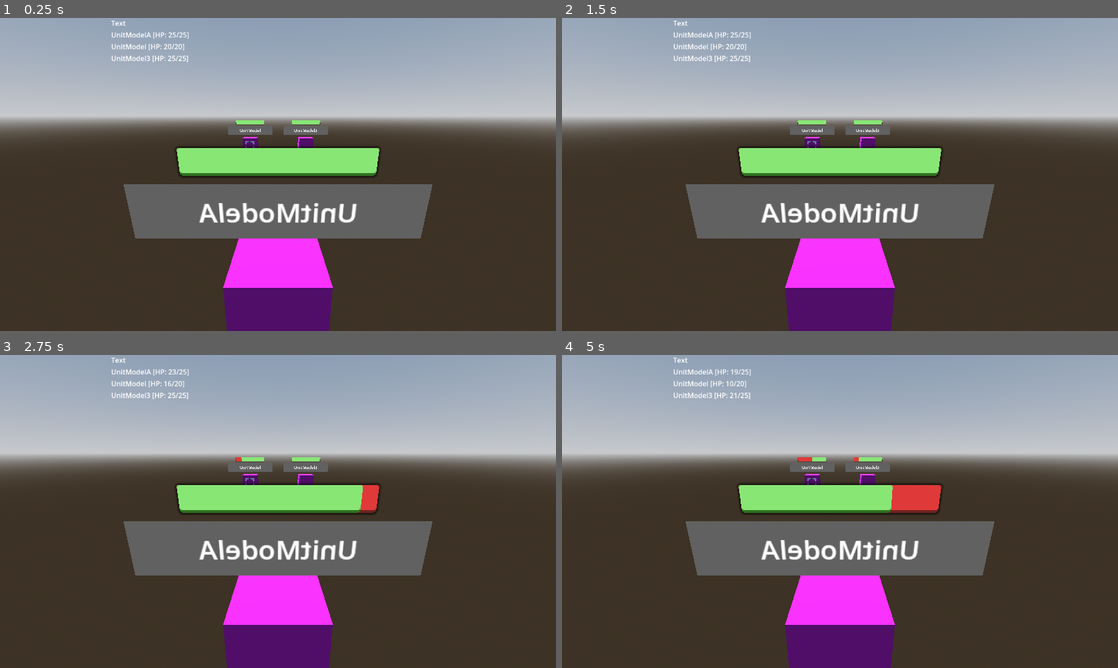
Above: before the commit, frames 1-4 (two rows, left to right).
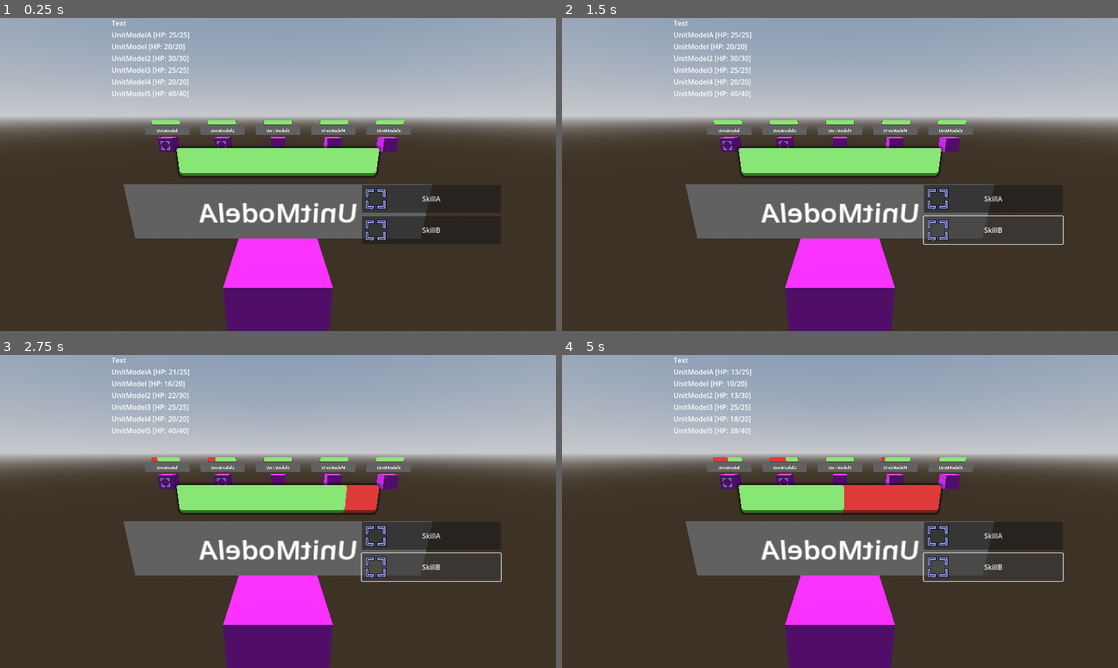
Above: after the commit, the same moments.

Repository: Comotcaiten/re_turnbase_project
Game: Godot game, scene res://test/testing_logic_code.tscn
Two runs of this game, one before a commit and one after it. Both use one fixed random seed, a clock stepped at 60 frames per second and the inputs below.
Inputs (mouse positions are in pixels of both pictures, inside the frame that each line leads up to):
- Up to frame 1 (0.25 s): no input
- Up to frame 2 (1.5 s): click (995, 199) at 0.5 s, where only the run after the commit has a clickable "SkillA"; click (995, 230) at 1.25 s, where only the run after the commit has a clickable "SkillB"
- Up to frame 3 (2.75 s): tap Enter (ui_accept) at 2, 2.27 s; hold Right (ui_right) from 2.03 s (still down)
- Up to frame 4 (5 s): release Right (ui_right) at 2.78 s; hold Left (ui_left) 2.78-3.53 s; tap Enter (ui_accept) at 3.02, 3.5, 4.25, 4.52 s; hold Right (ui_right) from 3.53 s (still down)

The runs differ from the first frame. In frame 1, 4.7% of the frame differs, in the area x 20-80%, y 0-72%; in frame 2, 4.2%; in frame 3, 4.4%; in frame 4, 5.0%, in the area x 20-91%, y 0-73%.

Commit message:
Tunrn off this version

Diff:
--- a/asset/character_base/CharacterA.tres
+++ b/asset/character_base/CharacterA.tres
@@ -1,8 +1,9 @@
-[gd_resource type="Resource" script_class="CharacterBase" load_steps=4 format=3 uid="uid://cvkhaqleugj31"]
+[gd_resource type="Resource" script_class="CharacterBase" load_steps=5 format=3 uid="uid://cvkhaqleugj31"]
 
 [ext_resource type="Script" path="res://src/base/CharacterBase.gd" id="1_508aj"]
 [ext_resource type="Script" path="res://src/base/SkillBase.gd" id="2_1ansd"]
 [ext_resource type="Resource" uid="uid://bnlf8va12qokd" path="res://asset/skill_base/SkillA.tres" id="3_g0hp3"]
+[ext_resource type="Resource" uid="uid://du4gepyyu4kdy" path="res://asset/skill_base/SkillB.tres" id="4_ydddy"]
 
 [resource]
 script = ExtResource("1_508aj")
@@ -10,8 +11,8 @@
 element = 0
 max_health = 5
 attack_physical = 10
-attack_magic = 5
+attack_magic = 20
 defense_physical = 5
 defense_magic = 5
 speed = 5
-skills = Array[ExtResource("2_1ansd")]([ExtResource("3_g0hp3")])
+skills = Array[ExtResource("2_1ansd")]([ExtResource("3_g0hp3"), ExtResource("4_ydddy")])
--- a/asset/skill_base/SkillA.tres
+++ b/asset/skill_base/SkillA.tres
@@ -22,8 +22,9 @@
 script = ExtResource("2_wfadj")
 name = "SkillA"
 element = 0
+status = 0
 target_type = 1
-target_mode = 1
+target_mode = 2
 target_fainted = 2
 components = Array[ExtResource("1_k7jkk")]([SubResource("Resource_q0xrw")])
 break_point = 0
--- /dev/null
+++ b/asset/skill_base/SkillB.tres
@@ -0,0 +1,30 @@
+[gd_resource type="Resource" script_class="SkillBase" load_steps=8 format=3 uid="uid://du4gepyyu4kdy"]
+
+[ext_resource type="Script" path="res://src/components/SkillComponent.gd" id="1_0teed"]
+[ext_resource type="Script" path="res://src/components/SkillCondition.gd" id="2_4qujc"]
+[ext_resource type="Script" path="res://src/base/SkillBase.gd" id="2_hx676"]
+[ext_resource type="Script" path="res://src/components/SkillMechanic.gd" id="3_o0a2p"]
+[ext_resource type="Script" path="res://src/components/SkillMechanicDamage.gd" id="4_8qwmc"]
+
+[sub_resource type="Resource" id="Resource_j8w0e"]
+script = ExtResource("4_8qwmc")
+power = 90
+type_attack = 1
+type_damage = 1
+true_damage = true
+
+[sub_resource type="Resource" id="Resource_jei1b"]
+script = ExtResource("1_0teed")
+conditions = Array[ExtResource("2_4qujc")]([])
+mechanics = Array[ExtResource("3_o0a2p")]([SubResource("Resource_j8w0e")])
+
+[resource]
+script = ExtResource("2_hx676")
+name = "SkillB"
+element = 1
+status = 1
+target_type = 1
+target_mode = 1
+target_fainted = 2
+components = Array[ExtResource("1_0teed")]([SubResource("Resource_jei1b")])
+break_point = 0
--- /dev/null
+++ b/asset/tres/control_button.tscn
@@ -0,0 +1,153 @@
+[gd_scene load_steps=2 format=3 uid="uid://ov214v1d5beo"]
+
+[ext_resource type="Texture2D" uid="uid://c1s7om7xmg74" path="res://asset/icon_target.png" id="1_cs87g"]
+
+[node name="ControlButton" type="Control"]
+layout_mode = 3
+anchors_preset = 15
+anchor_right = 1.0
+anchor_bottom = 1.0
+grow_horizontal = 2
+grow_vertical = 2
+
+[node name="ButtonSkill" type="Button" parent="."]
+layout_mode = 1
+anchors_preset = -1
+anchor_left = 0.65
+anchor_top = 0.533333
+anchor_right = 0.89375
+anchor_bottom = 0.611111
+offset_right = 8.0
+offset_bottom = 8.0
+metadata/_edit_use_anchors_ = true
+
+[node name="Sprite2D" type="Sprite2D" parent="ButtonSkill"]
+position = Vector2(32, 32)
+scale = Vector2(0.75, 0.75)
+texture = ExtResource("1_cs87g")
+metadata/_edit_lock_ = true
+
+[node name="Label" type="Label" parent="ButtonSkill"]
+layout_mode = 1
+anchors_preset = -1
+anchor_left = 0.166667
+anchor_top = 0.304688
+anchor_right = 0.979167
+anchor_bottom = 0.710938
+offset_top = -11.5
+offset_bottom = 11.5
+grow_horizontal = 2
+grow_vertical = 2
+text = "NAME SKILL"
+horizontal_alignment = 1
+vertical_alignment = 1
+metadata/_edit_use_anchors_ = true
+metadata/_edit_lock_ = true
+
+[node name="ButtonSkill2" type="Button" parent="."]
+layout_mode = 1
+anchors_preset = -1
+anchor_left = 0.64975
+anchor_top = 0.633444
+anchor_right = 0.89975
+anchor_bottom = 0.719133
+offset_left = 0.319946
+offset_top = -0.0800171
+offset_right = 0.319946
+offset_bottom = 2.224
+metadata/_edit_use_anchors_ = true
+
+[node name="Sprite2D" type="Sprite2D" parent="ButtonSkill2"]
+position = Vector2(32, 32)
+scale = Vector2(0.75, 0.75)
+texture = ExtResource("1_cs87g")
+metadata/_edit_lock_ = true
+
+[node name="Label" type="Label" parent="ButtonSkill2"]
+layout_mode = 1
+anchors_preset = -1
+anchor_left = 0.166667
+anchor_top = 0.304688
+anchor_right = 0.979167
+anchor_bottom = 0.710938
+offset_top = -11.5
+offset_bottom = 11.5
+grow_horizontal = 2
+grow_vertical = 2
+text = "NAME SKILL"
+horizontal_alignment = 1
+vertical_alignment = 1
+metadata/_edit_use_anchors_ = true
+metadata/_edit_lock_ = true
+
+[node name="ButtonSkill3" type="Button" parent="."]
+layout_mode = 1
+anchors_preset = -1
+anchor_left = 0.64975
+anchor_top = 0.733444
+anchor_right = 0.89975
+anchor_bottom = 0.822444
+offset_left = 0.319946
+offset_top = -0.0800171
+offset_right = 0.319946
+offset_bottom = -0.160034
+metadata/_edit_use_anchors_ = true
+
+[node name="Sprite2D" type="Sprite2D" parent="ButtonSkill3"]
+position = Vector2(32, 32)
+scale = Vector2(0.75, 0.75)
+texture = ExtResource("1_cs87g")
+metadata/_edit_lock_ = true
+
+[node name="Label" type="Label" parent="ButtonSkill3"]
+layout_mode = 1
+anchors_preset = -1
+anchor_left = 0.166667
+anchor_top = 0.304688
+anchor_right = 0.979167
+anchor_bottom = 0.710938
+offset_top = -11.5
+offset_bottom = 11.5
+grow_horizontal = 2
+grow_vertical = 2
+text = "NAME SKILL"
+horizontal_alignment = 1
+vertical_alignment = 1
+metadata/_edit_use_anchors_ = true
+metadata/_edit_lock_ = true
+
+[node name="ButtonSkill4" type="Button" parent="."]
+layout_mode = 1
+anchors_preset = -1
+anchor_left = 0.64975
+anchor_top = 0.833444
+anchor_right = 0.89975
+anchor_bottom = 0.922444
+offset_left = 0.319946
+offset_top = -0.0800171
+offset_right = 0.319946
+offset_bottom = -0.160034
+metadata/_edit_use_anchors_ = true
+
+[node name="Sprite2D" type="Sprite2D" parent="ButtonSkill4"]
+position = Vector2(32, 32)
+scale = Vector2(0.75, 0.75)
+texture = ExtResource("1_cs87g")
+metadata/_edit_lock_ = true
+
+[node name="Label" type="Label" parent="ButtonSkill4"]
+layout_mode = 1
+anchors_preset = -1
+anchor_left = 0.166667
+anchor_top = 0.304688
+anchor_right = 0.979167
+anchor_bottom = 0.710938
+offset_top = -11.5
+offset_bottom = 11.5
+grow_horizontal = 2
+grow_vertical = 2
+text = "NAME SKILL"
+horizontal_alignment = 1
+vertical_alignment = 1
+metadata/_edit_use_anchors_ = true
+metadata/_edit_lock_ = true
--- a/src/base/SkillBase.gd
+++ b/src/base/SkillBase.gd
@@ -1,14 +1,12 @@
 extends Resource
 class_name SkillBase
+
 
 @export var name: String
 @export var element: CharacterBase.Element
 
-var id: String:
-	get:
-		return str(self.get_instance_id())
-
-var active: bool = true
+@export_group("Status")
+@export var status: StatusDB.StatusID
 
 @export_group("Targeting")
 enum TargetType {SELF, ENEMY, ALLY, ANY}
@@ -25,6 +23,12 @@
 enum BreakPointMode {None, True, False}
 @export var break_point: BreakPointMode
 
+var id: String:
+	get:
+		return str(self.get_instance_id())
+
+var active: bool = true
+
 func _init():
 	name = "None"
 	active = false
--- /dev/null
+++ b/src/base/StatusBase.gd
@@ -0,0 +1,51 @@
+class_name StatusBase
+
+var name: String
+var description: String
+var start_message: String
+var time: int:
+    get:
+        return max(0, time)
+var color: Color
+
+func _init(_name: String = "", _description: String = "", _start_message: String = "", _time: int = 1):
+    name = _name
+    description = _description
+    start_message = _start_message
+    time = _time
+    pass
+
+func install(_json: Dictionary = {}):
+    var _name = _json.get("name")
+    var _description = _json.get("description")
+    var _start_message = _json.get("start_message")
+    var _time = _json.get("time")
+
+    if _name is String and _name != null:
+        name = _name
+    if _description is String and _description != null:
+        description = _description
+    if _start_message is String and _start_message != null:
+        start_message = _start_message
+    if _time is int and _time != null:
+        time = _time
+    pass
+
+func _on_start(_unit: UnitModel) -> bool:
+    # example
+    # unit.status_time = randi_range(1,4)
+    return true
+
+# call after unit use skill
+func _on_after_move(_unit: UnitModel) -> bool:
+    return true
+
+# call before unit use skill
+func _on_before_move(_unit: UnitModel) -> bool:
+    # example
+    # if unit.status_time <= 0:
+        # unit.cure_status
+
+    # unit.status_time -= 1
+
+    return true
--- /dev/null
+++ b/src/base/StatusPoision.gd
@@ -0,0 +1,26 @@
+extends  StatusBase
+
+class_name StatusPoision
+
+func _on_start(_unit: UnitModel) -> bool:
+    # example
+    # unit.status_time = randi_range(1,4)
+    var poision_time = randi_range(1,4)
+    print("On Start: ", poision_time)
+    return true
+
+# call after unit use skill
+func _on_after_move(_unit: UnitModel) -> bool:
+    print("On After Move")
+    return true
+
+# call before unit use skill
+func _on_before_move(_unit: UnitModel) -> bool:
+    # example
+    # if unit.status_time <= 0:
+        # unit.cure_status
+
+    # unit.status_time -= 1
+
+    print("On Before Move")
+    return true
--- a/src/controllers/BattleSystemController.gd
+++ b/src/controllers/BattleSystemController.gd
@@ -15,6 +15,8 @@
 @export var max_object: int = 20:
 	get:
 		return max(1, max_object)
+
+@export var button_skills: Array[Button]
 
 var maps_unit_groups_controller: Maps = Maps.new(typeof("String"), typeof(UnitGroupController))
 var maps_unit_label: Maps = Maps.new(typeof(UnitModel), typeof(Label))
@@ -226,3 +228,21 @@
 			else:
 				maps_unit_label.get_value(value).text = value.name + " [HP: " + str(value.health) + "/" + str(value.max_health) + "]"
 	return
+
+#--------------------------------------------------------------------------------
+# Button Skill
+
+func _on_button1_skill_pressed() -> void:
+	pass # Replace with function body.
+
+
+func _on_button_skill_2_pressed() -> void:
+	pass # Replace with function body.
+
+
+func _on_button_skill_3_pressed() -> void:
+	pass # Replace with function body.
+
+
+func _on_button_skill_4_pressed() -> void:
+	pass # Replace with function body.
--- a/src/controllers/SkillSystemController.gd
+++ b/src/controllers/SkillSystemController.gd
@@ -7,6 +7,8 @@
 var state: State = State.Start
 
 var current_id_target: int = 0
+
+# var index_current_skill_maps: Maps = Maps.new(typeof(UnitModel), typeof(1))
 var target: UnitModel:
 	get:
 		if group_target.is_empty():
@@ -66,6 +68,12 @@
 func perform_skill():
 	match state:
 		State.Start:
+			for i in range(0, battle_system.button_skills.size()):
+				if battle_system.current_unit.get_skill(i) == null:
+					battle_system.button_skills[i].text = "Null"
+					battle_system.button_skills[i].visible = false
+					continue
+				battle_system.button_skills[i].text = battle_system.current_unit.get_skill(i).name
 			if battle_system == null or battle_system.current_unit == null:
 				print("battle_system == null or battle_system.current_unit == null")
 				print("battle_system.current_unit == null: ", battle_system.current_unit)
@@ -204,6 +212,8 @@
 	group_target = []
 	group_target_select = []
 
+	for buton_skill in battle_system.button_skills:
+		buton_skill.text = ""
 #--------------------------------------------------------------------------------
 # Hàm set
 func set_current_id_target(_value: int) -> bool:
--- /dev/null
+++ b/src/data/StatusDB.gd
@@ -0,0 +1,16 @@
+class_name StatusDB
+
+enum StatusID {NONE, PSN, BRN, SLP, PAR, FRZ}
+
+static var db: Maps = Maps.new(
+    typeof(1),
+    0,
+    {
+        StatusID.PSN: StatusPoision.new(
+            "Poision",
+            "",
+            "has take poisioned",
+            12
+        )
+    }
+)
--- a/src/models/SkillModel.gd
+++ b/src/models/SkillModel.gd
@@ -1,8 +1,9 @@
 class_name SkillModel
 
 var skill_base: SkillBase
-
+var name: String
 var element: CharacterBase.Element
+var status: StatusDB.StatusID
 var target_type: SkillBase.TargetType:
   get:
     return skill_base.target_type
@@ -22,9 +23,16 @@
 func _init(_skill_base: SkillBase):
   skill_base = _skill_base
   element = _skill_base.element
+  name = skill_base.name
+  status = _skill_base.status
   pass
 
 func run(targets: Array[UnitModel] = [], source: UnitModel = null, battle_system: BattleSystemController = null) -> bool:
+  print("Status: ", status)
+  if status != StatusDB.StatusID.NONE:
+    for target in targets:
+      target.set_status(status)
+
   if targets.size() == 0 or source == null or battle_system == null:
     return false
   for component in components:
--- a/src/models/UnitModel.gd
+++ b/src/models/UnitModel.gd
@@ -30,6 +30,8 @@
 var stats_modified: Dictionary = CharacterBase.get_stats_default()
 
 var skills: Array[SkillModel]
+
+var status: StatusBase
 #--------------------------------------------------------------------------------
 # Chỉ số
 var health: int
@@ -124,7 +126,13 @@
 		mesh.material_override.albedo_color = color_target
 		print(name ," is Fainted")
 
-
+func set_status(_id: StatusDB.StatusID):
+	status = StatusDB.db.get_value(_id)
+
+	print("Set status ", status)
+	if status != null:
+		print(status.name, " ", status.start_message)
+		print("Status is type Poision: ", status is StatusPoision)
 #--------------------------------------------------------------------------------
 # Các hàm xử lý sự kiện
 func take_damage(_damage_model: DamageModel = null, _source: UnitModel = null):
@@ -183,6 +191,13 @@
 	print(self, " HP: ", health, "/", max_health)
 	pass
 
+# On After / Before
+
+func on_after_turn():
+	pass
+
+func on_before_turn():
+	pass
 #--------------------------------------------------------------------------------
 # Debug - Utils
 # In ra thông tin của Unit
--- a/src/utils/Maps.gd
+++ b/src/utils/Maps.gd
@@ -9,9 +9,10 @@
 	get:
 		return db.size()
 
-func _init(_keys_allowed: int = 0, _values_allowed: int = 0):
+func _init(_keys_allowed: int = 0, _values_allowed: int = 0, _db: Dictionary = {}):
 	keys_allowed = _keys_allowed
 	values_allowed = _values_allowed
+	db = _db
 	pass
 
 func get_value(_id: Variant = null) -> Variant:
--- a/test/testing_logic_code.tscn
+++ b/test/testing_logic_code.tscn
@@ -6,7 +6,10 @@
 [ext_resource type="PackedScene" uid="uid://bt07g12qxu7mf" path="res://asset/tres/unit_model.tscn" id="3_piiq0"]
 [ext_resource type="Resource" uid="uid://cvkhaqleugj31" path="res://asset/character_base/CharacterA.tres" id="4_gu14f"]
 [ext_resource type="Resource" uid="uid://p3do5hn5c632" path="res://asset/character_base/CharacterD.tres" id="7_4fdcs"]
+[ext_resource type="Resource" uid="uid://dhfw3x4kaqvh1" path="res://asset/character_base/CharacterC.tres" id="7_o5yjx"]
+[ext_resource type="Texture2D" uid="uid://c1s7om7xmg74" path="res://asset/icon_target.png" id="8_rv64x"]
 [ext_resource type="Resource" uid="uid://cck0dhyktwndx" path="res://asset/character_base/CharacterF.tres" id="9_iqeqw"]
+[ext_resource type="Resource" uid="uid://comg5xy1g2mul" path="res://asset/character_base/CharacterG.tres" id="9_yvhsx"]
 
 [sub_resource type="ProceduralSkyMaterial" id="ProceduralSkyMaterial_2fln7"]
 sky_horizon_color = Color(0.64625, 0.65575, 0.67075, 1)
@@ -20,13 +23,14 @@
 sky = SubResource("Sky_r0uxm")
 tonemap_mode = 2
 
-[node name="TestingLogicCode" type="Node3D" node_paths=PackedStringArray("player_unit_group_model", "enemy_unit_group_model", "skill_sytem", "vbox")]
+[node name="TestingLogicCode" type="Node3D" node_paths=PackedStringArray("player_unit_group_model", "enemy_unit_group_model", "skill_sytem", "vbox", "button_skills")]
 script = ExtResource("1_qxfdb")
 color = Color(0.765338, 0.195921, 0.253073, 1)
 player_unit_group_model = NodePath("PlayerUnitGroupModel")
 enemy_unit_group_model = NodePath("EnemyUnitGroupModel")
 skill_sytem = NodePath("SkillSystemController")
 vbox = NodePath("Control/VBoxContainer")
+button_skills = [NodePath("Control/ControlButton/ButtonSkill"), NodePath("Control/ControlButton/ButtonSkill2"), NodePath("Control/ControlButton/ButtonSkill3"), NodePath("Control/ControlButton/ButtonSkill4")]
 
 [node name="SkillSystemController" type="Node3D" parent="." node_paths=PackedStringArray("battle_system")]
 script = ExtResource("2_xwo5t")
@@ -47,6 +51,7 @@
 [node name="UnitModelA" parent="PlayerUnitGroupModel" instance=ExtResource("3_piiq0")]
 character_base = ExtResource("4_gu14f")
 level = 5
+is_player = null
 
 [node name="EnemyUnitGroupModel" type="Node3D" parent="."]
 transform = Transform3D(1, 0, 0, 0, 1, 0, 0, 0, 1, 6, 0, 0)
@@ -55,17 +60,36 @@
 [node name="UnitModel" parent="EnemyUnitGroupModel" instance=ExtResource("3_piiq0")]
 character_base = ExtResource("7_4fdcs")
 level = 5
+is_player = null
+
+[node name="UnitModel2" parent="EnemyUnitGroupModel" instance=ExtResource("3_piiq0")]
+character_base = ExtResource("7_o5yjx")
+level = 5
+is_player = null
 
 [node name="UnitModel3" parent="EnemyUnitGroupModel" instance=ExtResource("3_piiq0")]
 visible = false
 character_base = ExtResource("9_iqeqw")
 level = 5
+is_player = null
+
+[node name="UnitModel4" parent="EnemyUnitGroupModel" instance=ExtResource("3_piiq0")]
+character_base = ExtResource("7_4fdcs")
+level = 5
+is_player = null
+
+[node name="UnitModel5" parent="EnemyUnitGroupModel" instance=ExtResource("3_piiq0")]
+character_base = ExtResource("9_yvhsx")
+level = 5
+is_player = null
 
 [node name="Control" type="Control" parent="."]
 layout_mode = 3
 anchors_preset = 15
 anchor_right = 1.0
 anchor_bottom = 1.0
+offset_left = 1.0
+offset_right = 1.0
 grow_horizontal = 2
 grow_vertical = 2
 
@@ -83,15 +107,93 @@
 layout_mode = 2
 text = "Text"
 
-[node name="Panel" type="Panel" parent="Control"]
-visible = false
+[node name="ControlButton" type="Control" parent="Control"]
 layout_mode = 1
 anchors_preset = 15
 anchor_right = 1.0
 anchor_bottom = 1.0
 grow_horizontal = 2
 grow_vertical = 2
+
+[node name="ButtonSkill" type="Button" parent="Control/ControlButton"]
+layout_mode = 1
+anchors_preset = -1
+anchor_left = 0.65
+anchor_top = 0.533333
+anchor_right = 0.89375
+anchor_bottom = 0.611111
+offset_right = 8.0
+offset_bottom = 8.0
+text = "Skill"
 metadata/_edit_use_anchors_ = true
+
+[node name="Sprite2D" type="Sprite2D" parent="Control/ControlButton/ButtonSkill"]
+position = Vector2(32, 32)
+scale = Vector2(0.75, 0.75)
+texture = ExtResource("8_rv64x")
+metadata/_edit_lock_ = true
+
+[node name="ButtonSkill2" type="Button" parent="Control/ControlButton"]
+layout_mode = 1
+anchors_preset = -1
+anchor_left = 0.64975
+anchor_top = 0.633444
+anchor_right = 0.89975
+anchor_bottom = 0.719133
+offset_left = 0.319946
+offset_top = -0.0800171
+offset_right = 0.319946
+offset_bottom = 2.224
+metadata/_edit_use_anchors_ = true
+
+[node name="Sprite2D" type="Sprite2D" parent="Control/ControlButton/ButtonSkill2"]
+position = Vector2(32, 32)
+scale = Vector2(0.75, 0.75)
+texture = ExtResource("8_rv64x")
+metadata/_edit_lock_ = true
+
+[node name="ButtonSkill3" type="Button" parent="Control/ControlButton"]
+layout_mode = 1
+anchors_preset = -1
+anchor_left = 0.64975
+anchor_top = 0.733444
+anchor_right = 0.89975
+anchor_bottom = 0.822444
+offset_left = 0.319946
+offset_top = -0.0800171
+offset_right = 0.319946
+offset_bottom = -0.160034
+metadata/_edit_use_anchors_ = true
+
+[node name="Sprite2D" type="Sprite2D" parent="Control/ControlButton/ButtonSkill3"]
+position = Vector2(32, 32)
+scale = Vector2(0.75, 0.75)
+texture = ExtResource("8_rv64x")
+metadata/_edit_lock_ = true
+
+[node name="ButtonSkill4" type="Button" parent="Control/ControlButton"]
+layout_mode = 1
+anchors_preset = -1
+anchor_left = 0.64975
+anchor_top = 0.833444
+anchor_right = 0.89975
+anchor_bottom = 0.922444
+offset_left = 0.319946
+offset_top = -0.0800171
+offset_right = 0.319946
+offset_bottom = -0.160034
+metadata/_edit_use_anchors_ = true
+
+[node name="Sprite2D" type="Sprite2D" parent="Control/ControlButton/ButtonSkill4"]
+position = Vector2(32, 32)
+scale = Vector2(0.75, 0.75)
+texture = ExtResource("8_rv64x")
+metadata/_edit_lock_ = true
 
 [node name="Camera3D" type="Camera3D" parent="."]
 transform = Transform3D(-4.37114e-08, 0.275637, -0.961262, 0, 0.961262, 0.275637, 1, 1.20485e-08, -4.20181e-08, -9, 2, 0)
+
+[connection signal="pressed" from="Control/ControlButton/ButtonSkill" to="." method="_on_button1_skill_pressed"]
+[connection signal="pressed" from="Control/ControlButton/ButtonSkill2" to="." method="_on_button_skill_2_pressed"]
+[connection signal="pressed" from="Control/ControlButton/ButtonSkill3" to="." method="_on_button_skill_3_pressed"]
+[connection signal="pressed" from="Control/ControlButton/ButtonSkill4" to="." method="_on_button_skill_4_pressed"]
Not shown: 1 places in test/testing_logic_code.tscn that only renumber resources
